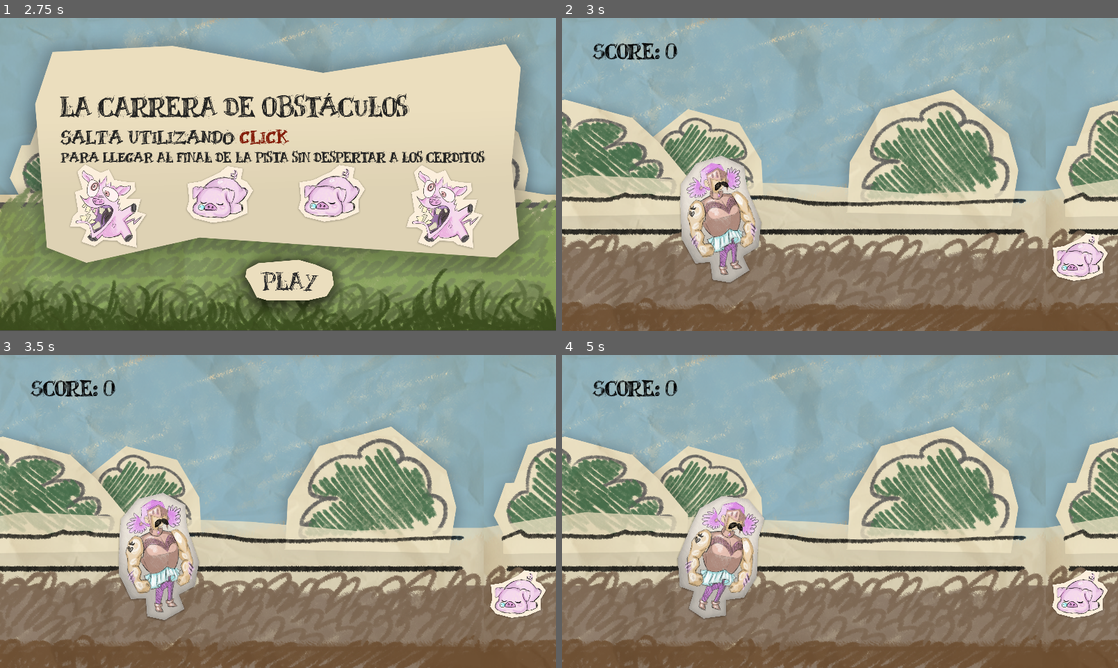
Above: before the commit, frames 1-4 (two rows, left to right).
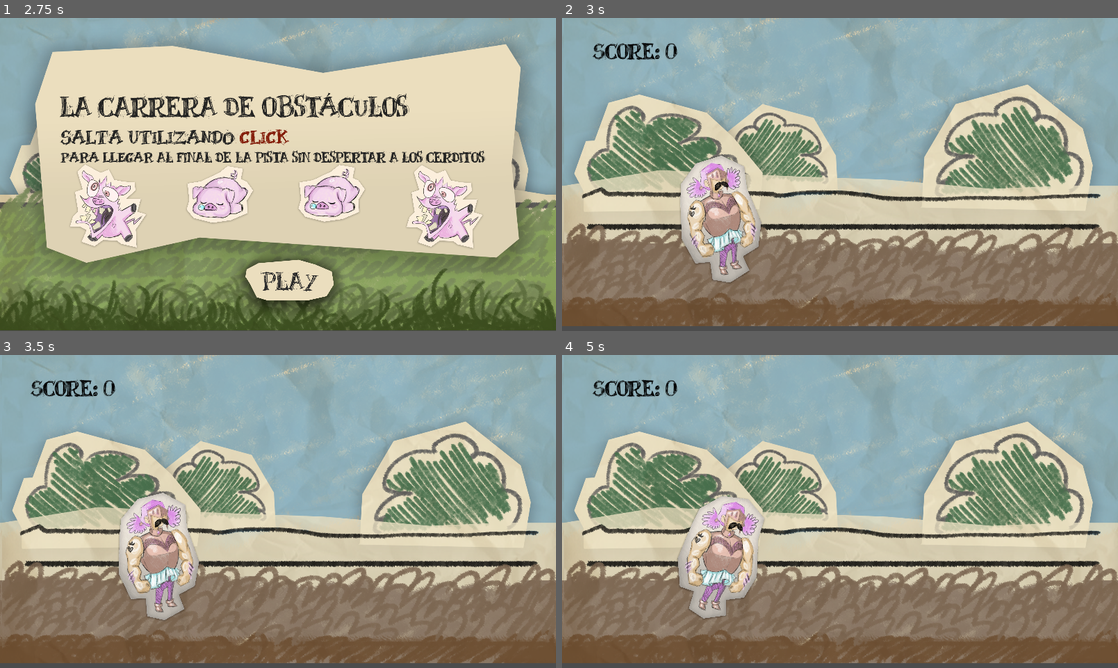
Above: after the commit, the same moments.

Repository: elianabarrios/a-frog-for-the-queendome
Game: Godot game, scene res://scenes/menu/Menu.tscn
Two runs of this game, one before a commit and one after it. Both use one fixed random seed, a clock stepped at 60 frames per second and the inputs below.
Inputs (mouse positions are in pixels of both pictures, inside the frame that each line leads up to):
- Up to frame 1 (2.75 s): click (272, 249) at 0.5 s; click "SKIP" at 1.25 s; click (428, 230) at 2 s
- Up to frame 2 (3 s): click (851, 280) at 2.75 s
- Up to frame 3 (3.5 s): no input
- Up to frame 4 (5 s): move the mouse to (962, 495) at 3.52 s; click (962, 495) at 3.6 s; move the mouse to (728, 527) at 4.27 s; click (728, 527) at 4.35 s

Frame 1 is identical in both runs. In frame 2, 35% of the frame differs, in the area x 0-100%, y 0-100%; in frame 3, 35%; in frame 4, 35%.

Commit message:
un-monton-de-cosas-idk
eso del titulo

Diff:
--- a/project.godot
+++ b/project.godot
@@ -17,6 +17,10 @@
 
 config/name="Scenes"
 run/main_scene="res://scenes/menu/Menu.tscn"
+
+[autoload]
+
+GlobalVar="*res://scenes/global_var/globalVar.gd"
 
 [display]
 
--- a/scenes/characters/princess/peluda/PrincessPeluda.gd
+++ b/scenes/characters/princess/peluda/PrincessPeluda.gd
@@ -3,13 +3,14 @@
 var movement = Vector2(500,0)
 var levelStart = false
 var isOnAir = false
+var finalLevel = false
 
 const VECTOR_NORMAL = Vector2(0, -1)
 
 func _ready():
 	pass
 func _physics_process(delta):
-	if levelStart == true:
+	if levelStart == true and finalLevel == false:
 		movement.y += 30
 		if is_on_floor():
 			movement.y = 0
@@ -22,6 +23,14 @@
 
 
 func _on_Timer_timeout():
-	get_tree().call_group("UI","_go_score_timer")
-	levelStart = true
+	if finalLevel == false:
+		get_tree().call_group("UI","_go_score_timer")
+		levelStart = true
 	pass
+
+
+func _on_Area2D_area_entered(area):
+	get_tree().call_group("UI","_stop_timer")
+	finalLevel = true
+
+	pass
--- /dev/null
+++ b/scenes/global_var/globalVar.gd
@@ -0,0 +1,3 @@
+extends Node
+
+var scorePoints = 0
--- a/scenes/level_1/Level1.tscn
+++ b/scenes/level_1/Level1.tscn
@@ -1,10 +1,13 @@
-[gd_scene load_steps=8 format=2]
+[gd_scene load_steps=12 format=2]
 
 [ext_resource path="res://scenes/level_1/Level1Background.tscn" type="PackedScene" id=1]
 [ext_resource path="res://scenes/obstacle/Obstacle.tscn" type="PackedScene" id=2]
 [ext_resource path="res://scenes/characters/princess/peluda/PrincessPeluda.tscn" type="PackedScene" id=3]
 [ext_resource path="res://scenes/ui/UI.tscn" type="PackedScene" id=4]
 [ext_resource path="res://scenes/obstacle/FlyPig.tscn" type="PackedScene" id=5]
+[ext_resource path="res://assets/fonts/new_dynamicfont.tres" type="DynamicFont" id=6]
+[ext_resource path="res://scenes/level_1/text_tree.gd" type="Script" id=7]
+[ext_resource path="res://assets/ui/text_tree.png" type="Texture" id=8]
 
 [sub_resource type="Animation" id=1]
 resource_name = "run"
@@ -26,6 +29,9 @@
 [sub_resource type="RectangleShape2D" id=2]
 extents = Vector2( 79373.7, 147.945 )
 
+[sub_resource type="RectangleShape2D" id=3]
+extents = Vector2( 94.1016, 556.134 )
+
 [node name="Level1" type="Node2D"]
 __meta__ = {
 "_edit_horizontal_guides_": [ 899.436, 348.288 ]
@@ -38,7 +44,7 @@
 autostart = true
 
 [node name="PrincessPeluda" parent="." instance=ExtResource( 3 )]
-position = Vector2( 784.911, 701.684 )
+position = Vector2( 527.697, 719.143 )
 scale = Vector2( 0.6, 0.6 )
 
 [node name="AnimationPlayer" type="AnimationPlayer" parent="PrincessPeluda"]
@@ -244,4 +250,53 @@
 position = Vector2( 48642, 318 )
 
 [node name="UI" parent="." instance=ExtResource( 4 )]
+
+[node name="AreaEnd" type="Area2D" parent="."]
+position = Vector2( 50577.5, 487.324 )
+
+[node name="CollisionShape2D" type="CollisionShape2D" parent="AreaEnd"]
+position = Vector2( 483.66, -1.17163 )
+shape = SubResource( 3 )
+
+[node name="EndMessage" type="Label" parent="."]
+margin_left = 50939.5
+margin_top = 258.454
+margin_right = 51339.5
+margin_bottom = 451.454
+rect_scale = Vector2( 1.5, 1.5 )
+custom_fonts/font = ExtResource( 6 )
+custom_colors/font_color = Color( 0, 0, 0, 1 )
+text = "DESAFÍO
+TERMINADO"
+align = 1
+valign = 1
+__meta__ = {
+"_edit_use_anchors_": false
+}
+
+[node name="text_tree" type="TextureButton" parent="."]
+margin_left = 50990.8
+margin_top = 596.157
+margin_right = 51925.8
+margin_bottom = 915.157
+rect_scale = Vector2( 0.5, 0.5 )
+texture_normal = ExtResource( 8 )
+script = ExtResource( 7 )
+__meta__ = {
+"_edit_use_anchors_": false
+}
+
+[node name="Label" type="Label" parent="text_tree"]
+margin_left = 123.672
+margin_top = 91.762
+margin_right = 806.672
+margin_bottom = 186.762
+custom_fonts/font = ExtResource( 6 )
+custom_colors/font_color = Color( 0, 0, 0, 1 )
+text = "tabla de puntajes"
+__meta__ = {
+"_edit_use_anchors_": false
+}
 [connection signal="timeout" from="Timer" to="PrincessPeluda" method="_on_Timer_timeout"]
+[connection signal="area_entered" from="AreaEnd" to="PrincessPeluda" method="_on_Area2D_area_entered"]
+[connection signal="button_down" from="text_tree" to="text_tree" method="_on_text_tree_button_down"]
--- /dev/null
+++ b/scenes/level_1/text_tree.gd
@@ -0,0 +1,21 @@
+extends TextureButton
+
+
+# Declare member variables here. Examples:
+# var a = 2
+# var b = "text"
+
+
+# Called when the node enters the scene tree for the first time.
+func _ready():
+	pass # Replace with function body.
+
+
+# Called every frame. 'delta' is the elapsed time since the previous frame.
+#func _process(delta):
+#	pass
+
+
+func _on_text_tree_button_down():
+	get_tree().change_scene("res://scenes/ui/ScoreScreen.tscn")
+	pass # Replace with function body.
--- a/scenes/obstacle/FlyPig.gd
+++ b/scenes/obstacle/FlyPig.gd
@@ -21,5 +21,5 @@
 
 
 func _on_PiggyArea_area_entered(area):
-	get_tree().call_group("UI","_damage")
+	get_tree().call_group("UI","_stop_timer")
 	pass # Replace with function body.
--- /dev/null
+++ b/scenes/ui/LoseScreen.tscn
@@ -0,0 +1,16 @@
+[gd_scene load_steps=3 format=2]
+
+[ext_resource path="res://assets/level/background_grass.png" type="Texture" id=1]
+[ext_resource path="res://assets/characters/princess/peluda.png" type="Texture" id=2]
+
+[node name="Node2D" type="Node2D"]
+position = Vector2( 0, 5 )
+
+[node name="background_grass" type="Sprite" parent="."]
+position = Vector2( 957.523, 532.968 )
+texture = ExtResource( 1 )
+
+[node name="peluda" type="Sprite" parent="."]
+position = Vector2( 325.237, 680.795 )
+scale = Vector2( 0.6, 0.6 )
+texture = ExtResource( 2 )
--- a/scenes/ui/ScoreScreen.gd
+++ b/scenes/ui/ScoreScreen.gd
@@ -1,6 +1,30 @@
 extends Node2D
 
+var PerpetuaScore
 
+var ProsperaScore
+
+#var rng = RandomNumberGenerator.new()
+#func _ready():
+#	rng.randomize()
+#	var PerpetuaScore = rng.randf_range(500, 1000)
+#	$PerpetuaScore.text = str(PerpetuaScore)
+#	var ProsperaScore = rng.randf_range(700, 1000)
+#	$ProsperaScore.text = str(ProsperaScore)
+#	$PeludaScore.text = str(GlobalVar.scorePoints)
 
 func _ready():
+	randomize()
+	PerpetuaScore = randi() % 500 +500
+	$PerpetuaScore.text = str(PerpetuaScore)
+	randomize()
+	ProsperaScore = randi() % 700 +300
+	$ProsperaScore.text = str(ProsperaScore)
+	$PeludaScore.text = str(GlobalVar.scorePoints)
+
+func _on_text_two_button_down():
+	if GlobalVar.scorePoints > ProsperaScore and GlobalVar.scorePoints > PerpetuaScore:
+		get_tree().change_scene("res://scenes/ui/WinScreen.tscn")
+	if GlobalVar.scorePoints < ProsperaScore and GlobalVar.scorePoints < PerpetuaScore:
+		get_tree().change_scene("res://scenes/ui/LoseScreen.tscn")
 	pass # Replace with function body.
--- a/scenes/ui/ScoreScreen.tscn
+++ b/scenes/ui/ScoreScreen.tscn
@@ -1,7 +1,9 @@
-[gd_scene load_steps=3 format=2]
+[gd_scene load_steps=5 format=2]
 
 [ext_resource path="res://assets/level/final_points.png" type="Texture" id=1]
 [ext_resource path="res://scenes/ui/ScoreScreen.gd" type="Script" id=2]
+[ext_resource path="res://assets/fonts/new_dynamicfont.tres" type="DynamicFont" id=3]
+[ext_resource path="res://assets/ui/text_two.png" type="Texture" id=4]
 
 [node name="ScoreScreen" type="Node2D"]
 script = ExtResource( 2 )
@@ -10,21 +12,28 @@
 position = Vector2( 962, 541 )
 texture = ExtResource( 1 )
 
-[node name="ProsperaScore" type="Label" parent="."]
-margin_left = 816.0
-margin_top = 440.0
-margin_right = 1106.0
-margin_bottom = 572.0
+[node name="PerpetuaScore" type="Label" parent="."]
+margin_left = 296.0
+margin_top = 438.0
+margin_right = 614.0
+margin_bottom = 566.0
+custom_fonts/font = ExtResource( 3 )
+custom_colors/font_color = Color( 0, 0, 0, 1 )
+text = "0"
+align = 1
 valign = 1
 __meta__ = {
 "_edit_use_anchors_": false
 }
 
-[node name="PerpetuaScore" type="Label" parent="."]
-margin_left = 310.0
-margin_top = 444.0
-margin_right = 628.0
-margin_bottom = 572.0
+[node name="ProsperaScore" type="Label" parent="."]
+margin_left = 812.0
+margin_top = 454.0
+margin_right = 1102.0
+margin_bottom = 586.0
+custom_fonts/font = ExtResource( 3 )
+custom_colors/font_color = Color( 0, 0, 0, 1 )
+text = "0"
 align = 1
 valign = 1
 __meta__ = {
@@ -32,12 +41,40 @@
 }
 
 [node name="PeludaScore" type="Label" parent="."]
-margin_left = 1302.0
-margin_top = 500.0
-margin_right = 1584.0
-margin_bottom = 634.0
-align = 2
+margin_left = 1284.0
+margin_top = 464.0
+margin_right = 1566.0
+margin_bottom = 598.0
+custom_fonts/font = ExtResource( 3 )
+custom_colors/font_color = Color( 0, 0, 0, 1 )
+text = "0"
+align = 1
 valign = 1
 __meta__ = {
 "_edit_use_anchors_": false
 }
+
+[node name="text_two" type="TextureButton" parent="."]
+margin_left = 702.0
+margin_top = 286.0
+margin_right = 1735.0
+margin_bottom = 681.0
+rect_scale = Vector2( 0.5, 0.4 )
+texture_normal = ExtResource( 4 )
+__meta__ = {
+"_edit_use_anchors_": false
+}
+
+[node name="Label" type="Label" parent="text_two"]
+margin_left = 198.0
+margin_top = 134.0
+margin_right = 643.0
+margin_bottom = 229.0
+rect_scale = Vector2( 1.5, 1.8 )
+custom_fonts/font = ExtResource( 3 )
+custom_colors/font_color = Color( 0, 0, 0, 1 )
+text = "RESULTADOS"
+__meta__ = {
+"_edit_use_anchors_": false
+}
+[connection signal="button_down" from="text_two" to="." method="_on_text_two_button_down"]
--- a/scenes/ui/UI.gd
+++ b/scenes/ui/UI.gd
@@ -1,24 +1,24 @@
 extends CanvasLayer
-
-export var scorePoints = 0
-
 
 
 func _ready():
-	$Control/UIContainer/Score.text = "Score: "+ str(scorePoints)
+	$Control/UIContainer/Score.text = "Score: "+ str(GlobalVar.scorePoints)
 	$Control/UIContainer/Score.modulate = Color(0,0,0,1)
 	pass
+
+func _stop_timer():
+	$ScoreTimer.stop()
 
 func _go_score_timer():
 	$ScoreTimer.start()
 	pass
 
 func _damage():
-	scorePoints -= 10
+	GlobalVar.scorePoints -= 10
 	$Control/UIContainer/Score.modulate = Color(1,0,0,1)
 
 func _on_ScoreTimer_timeout():
-	scorePoints += 10
-	$Control/UIContainer/Score.text = "Score: "+ str(scorePoints)
+	GlobalVar.scorePoints += 10
+	$Control/UIContainer/Score.text = "Score: "+ str(GlobalVar.scorePoints)
 	$Control/UIContainer/Score.modulate = Color(0,0,0,1)
 	pass
--- /dev/null
+++ b/scenes/ui/WinScreen.tscn
@@ -0,0 +1,21 @@
+[gd_scene load_steps=4 format=2]
+
+[ext_resource path="res://assets/level/background_grass.png" type="Texture" id=1]
+[ext_resource path="res://assets/characters/princess/peluda.png" type="Texture" id=2]
+[ext_resource path="res://assets/ui/text_two.png" type="Texture" id=3]
+
+[node name="Node2D" type="Node2D"]
+
+[node name="background_grass" type="Sprite" parent="."]
+position = Vector2( 961.932, 540.189 )
+texture = ExtResource( 1 )
+
+[node name="peluda" type="Sprite" parent="."]
+position = Vector2( 332.747, 676.189 )
+scale = Vector2( 0.6, 0.6 )
+texture = ExtResource( 2 )
+
+[node name="text_two" type="Sprite" parent="."]
+position = Vector2( 944.747, 288.189 )
+scale = Vector2( 0.6, 0.6 )
+texture = ExtResource( 3 )
--- /dev/null
+++ b/scenes/ui/text_two.gd
@@ -0,0 +1,21 @@
+extends TextureButton
+
+
+# Declare member variables here. Examples:
+# var a = 2
+# var b = "text"
+
+
+# Called when the node enters the scene tree for the first time.
+func _ready():
+	pass # Replace with function body.
+
+
+# Called every frame. 'delta' is the elapsed time since the previous frame.
+#func _process(delta):
+#	pass
+
+
+func _on_text_two_button_down():
+
+	pass # Replace with function body.
